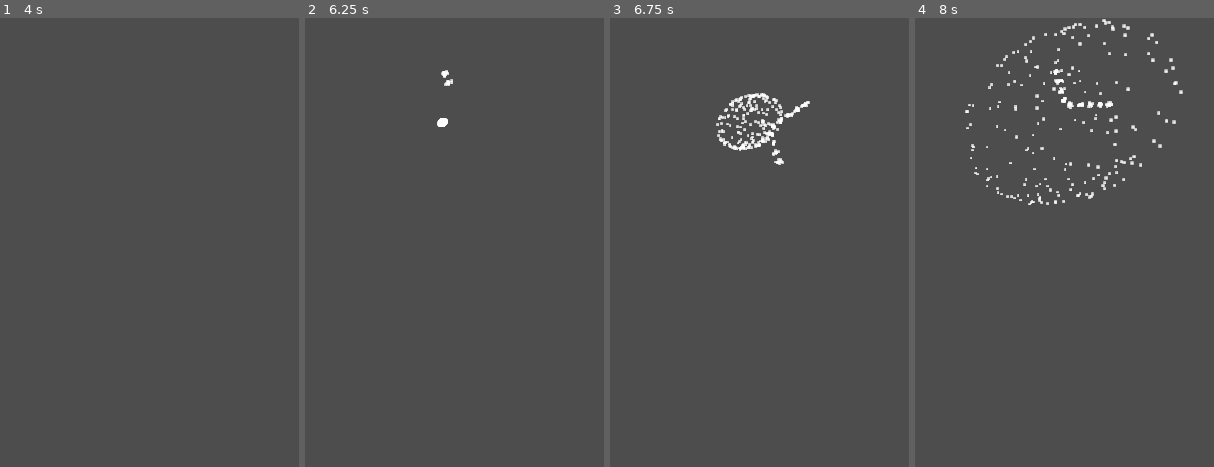
Above: before the commit, frames 1-4 (left to right).
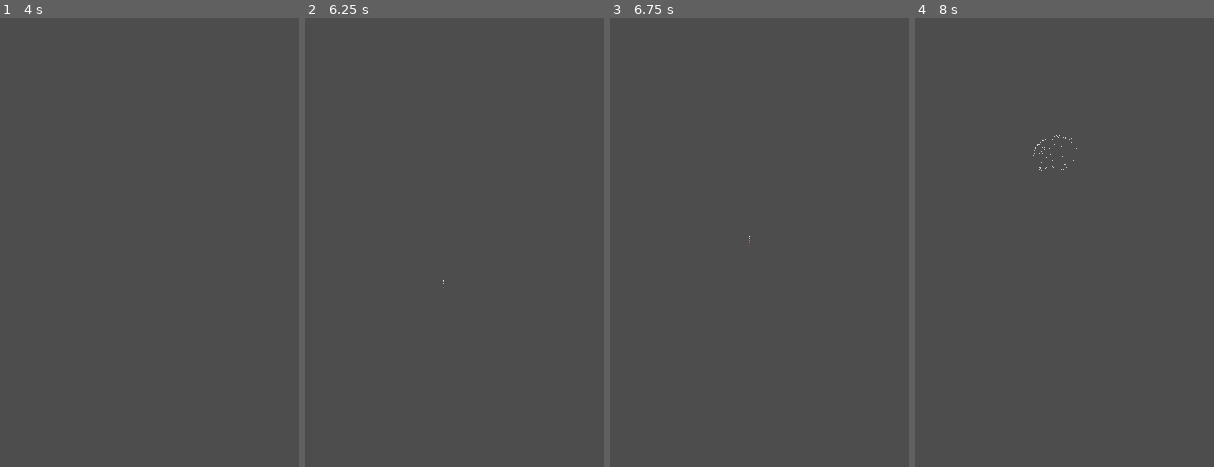
Above: after the commit, the same moments.

Repository: Generic-Wizard-DH2413/wizzyworks-graphics
Game: Godot game, scene res://scenes/testing_environment.tscn
Same seed, same stepped clock (60 frames per second), same inputs: the game is played once before the commit and once after it. The project has no main scene, so this scene is started directly.
Inputs (mouse positions are in pixels of both pictures, inside the frame that each line leads up to):
- Up to frame 1 (4 s): tap Enter at 0.5, 2, 3.5 s; move the mouse to (74, 220) at 0.52 s; tap Space at 1.25, 2.75 s; move the mouse to (outside the picture) at 1.27 s; move the mouse to (outside the picture) at 2.02 s; move the mouse to (outside the picture) at 2.77 s; move the mouse to (140, 309) at 3.52 s
- Up to frame 2 (6.25 s): tap F (load_firework) at 4.15 s; tap Space at 4.25 s; move the mouse to (outside the picture) at 4.27 s; move the mouse to (outside the picture) at 5.02 s; move the mouse to (outside the picture) at 5.77 s
- Up to frame 3 (6.75 s): move the mouse to (684, 220) at 6.52 s
- Up to frame 4 (8 s): move the mouse to (outside the picture) at 7.27 s

Frame 1 is identical in both runs. In frame 2, 0.1% of the frame differs, in the area x 44-50%, y 11-61%; in frame 3, 1.1%; in frame 4, 1.6%, in the area x 16-90%, y 0-42%.

Commit message:
adjust blast shader

Diff:
--- /dev/null
+++ b/godot-visuals/materials/blast_particle_generator_shader.gdshader
@@ -0,0 +1,350 @@
+// NOTE: Shader automatically converted from Godot Engine 4.4.stable's ParticleProcessMaterial.
+
+shader_type particles;
+render_mode disable_velocity;
+
+uniform vec3 direction;
+uniform float spread;
+uniform float flatness;
+uniform float inherit_emitter_velocity_ratio = 0.0;
+uniform float initial_linear_velocity_min;
+uniform float initial_linear_velocity_max;
+uniform float directional_velocity_min;
+uniform float directional_velocity_max;
+uniform float angular_velocity_min;
+uniform float angular_velocity_max;
+uniform float orbit_velocity_min;
+uniform float orbit_velocity_max;
+uniform float radial_velocity_min;
+uniform float radial_velocity_max;
+uniform float linear_accel_min;
+uniform float linear_accel_max;
+uniform float radial_accel_min;
+uniform float radial_accel_max;
+uniform float tangent_accel_min;
+uniform float tangent_accel_max;
+uniform float damping_min;
+uniform float damping_max;
+uniform float initial_angle_min;
+uniform float initial_angle_max;
+uniform float scale_min;
+uniform float scale_max;
+uniform float hue_variation_min;
+uniform float hue_variation_max;
+uniform float anim_speed_min;
+uniform float anim_speed_max;
+uniform float anim_offset_min;
+uniform float anim_offset_max;
+uniform float lifetime_randomness;
+uniform vec3 emission_shape_offset = vec3(0.0);
+uniform vec3 emission_shape_scale = vec3(1.0);
+uniform vec3 velocity_pivot = vec3(0.0);
+uniform vec4 color_value : source_color;
+uniform vec3 gravity;
+
+vec4 rotate_hue(vec4 current_color, float hue_rot_angle) {
+	float hue_rot_c = cos(hue_rot_angle);
+	float hue_rot_s = sin(hue_rot_angle);
+	mat4 hue_rot_mat =
+			mat4(vec4(0.299, 0.587, 0.114, 0.0),
+					vec4(0.299, 0.587, 0.114, 0.0),
+					vec4(0.299, 0.587, 0.114, 0.0),
+					vec4(0.000, 0.000, 0.000, 1.0)) +
+			mat4(vec4(0.701, -0.587, -0.114, 0.0),
+					vec4(-0.299, 0.413, -0.114, 0.0),
+					vec4(-0.300, -0.588, 0.886, 0.0),
+					vec4(0.000, 0.000, 0.000, 0.0)) *
+					hue_rot_c +
+			mat4(vec4(0.168, 0.330, -0.497, 0.0),
+					vec4(-0.328, 0.035, 0.292, 0.0),
+					vec4(1.250, -1.050, -0.203, 0.0),
+					vec4(0.000, 0.000, 0.000, 0.0)) *
+					hue_rot_s;
+	return hue_rot_mat * current_color;
+}
+
+float rand_from_seed(inout uint seed) {
+	int k;
+	int s = int(seed);
+	if (s == 0) {
+		s = 305420679;
+	}
+	k = s / 127773;
+	s = 16807 * (s - k * 127773) - 2836 * k;
+	if (s < 0) {
+		s += 2147483647;
+	}
+	seed = uint(s);
+	return float(seed % uint(65536)) / 65535.0;
+}
+
+float rand_from_seed_m1_p1(inout uint seed) {
+	return rand_from_seed(seed) * 2.0 - 1.0;
+}
+
+uint hash(uint x) {
+	x = ((x >> uint(16)) ^ x) * uint(73244475);
+	x = ((x >> uint(16)) ^ x) * uint(73244475);
+	x = (x >> uint(16)) ^ x;
+	return x;
+}
+
+struct DisplayParameters {
+	vec3 scale;
+	float hue_rotation;
+	float animation_speed;
+	float animation_offset;
+	float lifetime;
+	vec4 color;
+	float emission_texture_position;
+};
+
+struct DynamicsParameters {
+	float angle;
+	float angular_velocity;
+	float initial_velocity_multiplier;
+	float directional_velocity;
+	float radial_velocity;
+	float orbit_velocity;
+};
+
+struct PhysicalParameters {
+	float linear_accel;
+	float radial_accel;
+	float tangent_accel;
+	float damping;
+};
+
+void calculate_initial_physical_params(inout PhysicalParameters params, inout uint alt_seed) {
+	params.linear_accel = mix(linear_accel_min, linear_accel_max, rand_from_seed(alt_seed));
+	params.radial_accel = mix(radial_accel_min, radial_accel_max, rand_from_seed(alt_seed));
+	params.tangent_accel = mix(tangent_accel_min, tangent_accel_max, rand_from_seed(alt_seed));
+	params.damping = mix(damping_min, damping_max, rand_from_seed(alt_seed));
+}
+
+void calculate_initial_dynamics_params(inout DynamicsParameters params, inout uint alt_seed) {
+	// -------------------- DO NOT REORDER OPERATIONS, IT BREAKS VISUAL COMPATIBILITY
+	// -------------------- ADD NEW OPERATIONS AT THE BOTTOM
+	params.angle = mix(initial_angle_min, initial_angle_max, rand_from_seed(alt_seed));
+	params.angular_velocity = mix(angular_velocity_min, angular_velocity_max, rand_from_seed(alt_seed));
+	params.initial_velocity_multiplier = mix(initial_linear_velocity_min, initial_linear_velocity_max, rand_from_seed(alt_seed));
+	params.directional_velocity = mix(directional_velocity_min, directional_velocity_max, rand_from_seed(alt_seed));
+	params.radial_velocity = mix(radial_velocity_min, radial_velocity_max, rand_from_seed(alt_seed));
+	params.orbit_velocity = mix(orbit_velocity_min, orbit_velocity_max, rand_from_seed(alt_seed));
+}
+
+void calculate_initial_display_params(inout DisplayParameters params, inout uint alt_seed) {
+	// -------------------- DO NOT REORDER OPERATIONS, IT BREAKS VISUAL COMPATIBILITY
+	// -------------------- ADD NEW OPERATIONS AT THE BOTTOM
+	float pi = 3.14159;
+	params.scale = vec3(mix(scale_min, scale_max, rand_from_seed(alt_seed)));
+	params.scale = sign(params.scale) * max(abs(params.scale), 0.001);
+	params.hue_rotation = pi * 2.0 * mix(hue_variation_min, hue_variation_max, rand_from_seed(alt_seed));
+	params.animation_speed = mix(anim_speed_min, anim_speed_max, rand_from_seed(alt_seed));
+	params.animation_offset = mix(anim_offset_min, anim_offset_max, rand_from_seed(alt_seed));
+	params.lifetime = (1.0 - lifetime_randomness * rand_from_seed(alt_seed));
+	params.color = color_value;
+}
+
+void process_display_param(inout DisplayParameters parameters, float lifetime) {
+	// Compile-time add textures.
+	parameters.color = rotate_hue(parameters.color, parameters.hue_rotation);
+}
+
+vec3 calculate_initial_position(inout DisplayParameters params, inout uint alt_seed) {
+	float pi = 3.14159;
+	vec3 pos = vec3(0.0);
+	{ // Emission shape.
+	 	pos = vec3(0.0);
+	}
+	return pos * emission_shape_scale + emission_shape_offset;
+}
+
+vec3 get_random_direction_from_spread(inout uint alt_seed, float spread_angle) {
+	float pi = 3.14159;
+	float degree_to_rad = pi / 180.0;
+	float spread_rad = spread_angle * degree_to_rad;
+	float angle1_rad = rand_from_seed_m1_p1(alt_seed) * spread_rad;
+	float angle2_rad = rand_from_seed_m1_p1(alt_seed) * spread_rad * (1.0 - flatness);
+	vec3 direction_xz = vec3(sin(angle1_rad), 0.0, cos(angle1_rad));
+	vec3 direction_yz = vec3(0.0, sin(angle2_rad), cos(angle2_rad));
+	direction_yz.z = direction_yz.z / max(0.0001, sqrt(abs(direction_yz.z))); // Better uniform distribution.
+	vec3 spread_direction = vec3(direction_xz.x * direction_yz.z, direction_yz.y, direction_xz.z * direction_yz.z);
+	vec3 direction_nrm = length(direction) > 0.0 ? normalize(direction) : vec3(0.0, 0.0, 1.0);
+	// Rotate spread to direction.
+	vec3 binormal = cross(vec3(0.0, 1.0, 0.0), direction_nrm);
+	if (length(binormal) < 0.0001) {
+		// Direction is parallel to Y. Choose Z as the binormal.
+		binormal = vec3(0.0, 0.0, 1.0);
+	}
+	binormal = normalize(binormal);
+	vec3 normal = cross(binormal, direction_nrm);
+	spread_direction = binormal * spread_direction.x + normal * spread_direction.y + direction_nrm * spread_direction.z;
+	return normalize(spread_direction);
+}
+
+vec3 process_radial_displacement(DynamicsParameters param, float lifetime, inout uint alt_seed, mat4 transform, mat4 emission_transform, float delta) {
+	vec3 radial_displacement = vec3(0.0);
+	if (delta < 0.001) {
+		return radial_displacement;
+	}
+	float radial_displacement_multiplier = 1.0;
+	vec3 global_pivot = (emission_transform * vec4(velocity_pivot, 1.0)).xyz;
+	if (length(transform[3].xyz - global_pivot) > 0.01) {
+		radial_displacement = normalize(transform[3].xyz - global_pivot) * radial_displacement_multiplier * param.radial_velocity;
+	} else {
+		radial_displacement = get_random_direction_from_spread(alt_seed, 360.0) * param.radial_velocity;
+	}
+	if (radial_displacement_multiplier * param.radial_velocity < 0.0) {
+		// Prevent inwards velocity to flicker once the point is reached.
+		radial_displacement = normalize(radial_displacement) * min(abs(radial_displacement_multiplier * param.radial_velocity), length(transform[3].xyz - global_pivot) / delta);
+	}
+	return radial_displacement;
+}
+
+void process_physical_parameters(inout PhysicalParameters params, float lifetime_percent) {
+}
+
+void start() {
+	uint base_number = NUMBER;
+	uint alt_seed = hash(base_number + uint(1) + RANDOM_SEED);
+	DisplayParameters params;
+	calculate_initial_display_params(params, alt_seed);
+	// Reset alt seed?
+	//alt_seed = hash(base_number + uint(1) + RANDOM_SEED);
+	DynamicsParameters dynamic_params;
+	calculate_initial_dynamics_params(dynamic_params, alt_seed);
+	PhysicalParameters physics_params;
+	calculate_initial_physical_params(physics_params, alt_seed);
+	process_display_param(params, 0.0);
+	if (rand_from_seed(alt_seed) > AMOUNT_RATIO) {
+		ACTIVE = false;
+	}
+
+	if (RESTART_CUSTOM) {
+		CUSTOM = vec4(0.0);
+		CUSTOM.w = params.lifetime;
+		CUSTOM.x = dynamic_params.angle;
+	}
+	if (RESTART_COLOR) {
+		COLOR = params.color;
+	}
+	if (RESTART_ROT_SCALE) {
+		TRANSFORM[0].xyz = vec3(1.0, 0.0, 0.0);
+		TRANSFORM[1].xyz = vec3(0.0, 1.0, 0.0);
+		TRANSFORM[2].xyz = vec3(0.0, 0.0, 1.0);
+	}
+	if (RESTART_POSITION) {
+		TRANSFORM[3].xyz = calculate_initial_position(params, alt_seed);
+		TRANSFORM = EMISSION_TRANSFORM * TRANSFORM;
+	}
+	if (RESTART_VELOCITY) {
+		VELOCITY = get_random_direction_from_spread(alt_seed, spread) * dynamic_params.initial_velocity_multiplier;
+	}
+
+	process_display_param(params, 0.0);
+
+	VELOCITY = (EMISSION_TRANSFORM * vec4(VELOCITY, 0.0)).xyz;
+	VELOCITY += EMITTER_VELOCITY * inherit_emitter_velocity_ratio;
+}
+
+vec3 particle_position_update(){
+	vec3 pos;
+	return pos;
+}
+
+float size_x(float lifetime, vec3 original_size){
+	return -10.0 * lifetime*lifetime + 10.0 * lifetime + 0.1*original_size.y + 1.0;
+}
+
+
+void process() {
+	uint base_number = NUMBER;
+	//if (repeatable) {
+	//	base_number = INDEX;
+	//}
+	uint alt_seed = hash(base_number + uint(1) + RANDOM_SEED);
+	DisplayParameters params;
+	calculate_initial_display_params(params, alt_seed);
+	DynamicsParameters dynamic_params;
+	calculate_initial_dynamics_params(dynamic_params, alt_seed);
+	PhysicalParameters physics_params;
+	calculate_initial_physical_params(physics_params, alt_seed);
+
+	float pi = 3.14159;
+	float degree_to_rad = pi / 180.0;
+
+	CUSTOM.y += DELTA / LIFETIME;
+	CUSTOM.y = mix(CUSTOM.y, 1.0, INTERPOLATE_TO_END);
+	float lifetime_percent = CUSTOM.y / params.lifetime;
+	if (CUSTOM.y > CUSTOM.w) {
+		ACTIVE = false;
+	}
+
+	// Calculate all velocity.
+	vec3 controlled_displacement = vec3(0.0);
+	controlled_displacement += process_radial_displacement(dynamic_params, lifetime_percent, alt_seed, TRANSFORM, EMISSION_TRANSFORM, DELTA);
+
+	process_physical_parameters(physics_params, lifetime_percent);
+	vec3 force;
+	{
+		// Copied from previous version.
+		vec3 pos = TRANSFORM[3].xyz;
+		force = gravity;
+		// Apply linear acceleration.
+		force += length(VELOCITY) > 0.0 ? normalize(VELOCITY) * physics_params.linear_accel : vec3(0.0);
+		// Apply radial acceleration.
+		vec3 org = EMISSION_TRANSFORM[3].xyz;
+		vec3 diff = pos - org;
+		force += length(diff) > 0.0 ? normalize(diff) * physics_params.radial_accel : vec3(0.0);
+		// Apply tangential acceleration.
+		float tangent_accel_val = physics_params.tangent_accel;
+		vec3 crossDiff = cross(normalize(diff), normalize(gravity));
+		force += length(crossDiff) > 0.0 ? normalize(crossDiff) * tangent_accel_val : vec3(0.0);
+		force += ATTRACTOR_FORCE;
+		// Apply attractor forces.
+		VELOCITY += force * DELTA;
+	}
+	{
+		// Copied from previous version.
+		if (physics_params.damping > 0.0) {
+			float v = length(VELOCITY);
+			v -= physics_params.damping * DELTA;
+			if (v < 0.0) {
+				VELOCITY = vec3(0.0);
+			} else {
+				VELOCITY = normalize(VELOCITY) * v;
+			}
+		}
+	}
+
+	// Turbulence before limiting.
+	vec3 final_velocity = controlled_displacement + VELOCITY;
+
+	TRANSFORM[3].xyz += final_velocity * DELTA;
+
+	process_display_param(params, lifetime_percent);
+
+	float base_angle = dynamic_params.angle;
+	base_angle += CUSTOM.y * LIFETIME * dynamic_params.angular_velocity;
+	CUSTOM.x = base_angle * degree_to_rad;
+	COLOR = params.color;
+
+	TRANSFORM[0].xyz = normalize(TRANSFORM[0].xyz);
+	TRANSFORM[1].xyz = normalize(TRANSFORM[1].xyz);
+	TRANSFORM[2].xyz = normalize(TRANSFORM[2].xyz);
+	TRANSFORM[0].xyz *= sign(params.scale.x) * max(abs(params.scale.x), 0.001);
+	TRANSFORM[1].xyz *= sign(params.scale.y) * max(abs(params.scale.y), 0.001);
+	TRANSFORM[2].xyz *= sign(params.scale.z) * max(abs(params.scale.z), 0.001);
+
+	CUSTOM.z = params.animation_offset + lifetime_percent * params.animation_speed;
+
+	if (CUSTOM.y > CUSTOM.w) {
+		ACTIVE = false;
+	}
+
+	//REJ
+	COLOR.a = smoothstep(params.lifetime, 0, lifetime_percent);
+	//TRANSFORM[0].xyz = vec3(size_x(CUSTOM.y,TRANSFORM[1].xyz), 0,0);
+
+}
--- /dev/null
+++ b/godot-visuals/materials/blast_particle_generator_shader.tres
@@ -0,0 +1,44 @@
+[gd_resource type="ShaderMaterial" load_steps=2 format=3 uid="uid://byjmd36l8qycy"]
+
+[ext_resource type="Shader" uid="uid://cyv61pkjgvnd3" path="res://materials/blast_particle_generator_shader.gdshader" id="1_v5wcg"]
+
+[resource]
+shader = ExtResource("1_v5wcg")
+shader_parameter/direction = Vector3(1, 0, 0)
+shader_parameter/spread = 45.0
+shader_parameter/flatness = 0.0
+shader_parameter/inherit_emitter_velocity_ratio = 0.0
+shader_parameter/initial_linear_velocity_min = 0.0
+shader_parameter/initial_linear_velocity_max = 0.0
+shader_parameter/directional_velocity_min = 1.0
+shader_parameter/directional_velocity_max = 1.0
+shader_parameter/angular_velocity_min = 0.0
+shader_parameter/angular_velocity_max = 0.0
+shader_parameter/orbit_velocity_min = 0.0
+shader_parameter/orbit_velocity_max = 0.0
+shader_parameter/radial_velocity_min = 40.0
+shader_parameter/radial_velocity_max = 40.5
+shader_parameter/linear_accel_min = 0.0
+shader_parameter/linear_accel_max = 0.0
+shader_parameter/radial_accel_min = 0.0
+shader_parameter/radial_accel_max = 0.0
+shader_parameter/tangent_accel_min = 0.0
+shader_parameter/tangent_accel_max = 0.0
+shader_parameter/damping_min = 0.0
+shader_parameter/damping_max = 0.0
+shader_parameter/initial_angle_min = 0.0
+shader_parameter/initial_angle_max = 0.0
+shader_parameter/scale_min = 1.0
+shader_parameter/scale_max = 1.0
+shader_parameter/hue_variation_min = 0.0
+shader_parameter/hue_variation_max = 0.0
+shader_parameter/anim_speed_min = 0.0
+shader_parameter/anim_speed_max = 0.0
+shader_parameter/anim_offset_min = 0.0
+shader_parameter/anim_offset_max = 0.0
+shader_parameter/lifetime_randomness = 0.0
+shader_parameter/emission_shape_offset = Vector3(0, 0, 0)
+shader_parameter/emission_shape_scale = Vector3(1, 1, 1)
+shader_parameter/velocity_pivot = Vector3(0, 0, 0)
+shader_parameter/color_value = Color(1, 1, 1, 1)
+shader_parameter/gravity = Vector3(0, -9.8, 0)
--- a/godot-visuals/scenes/firework.tscn
+++ b/godot-visuals/scenes/firework.tscn
@@ -3,21 +3,18 @@
 [ext_resource type="Script" uid="uid://cis4d65h4n38g" path="res://src/firework.gd" id="1_m1txt"]
 [ext_resource type="PackedScene" uid="uid://b7gc6cmch4drm" path="res://scenes/path.tscn" id="2_ufg75"]
 [ext_resource type="Script" uid="uid://cbi3u876yrrkx" path="res://src/blast.gd" id="3_iff28"]
+[ext_resource type="Material" uid="uid://byjmd36l8qycy" path="res://materials/blast_particle_generator_shader.tres" id="4_cl4e6"]
 [ext_resource type="Material" uid="uid://cx8wyy20nfyb2" path="res://materials/path.tres" id="4_f5mwm"]
 [ext_resource type="PackedScene" uid="uid://gmmxwftmpijy" path="res://scenes/figure.tscn" id="4_fyjda"]
 [ext_resource type="AudioStream" uid="uid://d0qptiscuq65q" path="res://assets/sounds/Firework-projectv3.mp3" id="6_f5mwm"]
 
 [sub_resource type="QuadMesh" id="QuadMesh_iff28"]
 
-[sub_resource type="ParticleProcessMaterial" id="ParticleProcessMaterial_87uty"]
-radial_velocity_min = 15.0
-radial_velocity_max = 15.5
-gravity = Vector3(0, 0, 0)
-
 [sub_resource type="QuadMesh" id="QuadMesh_fyjda"]
 material = ExtResource("4_f5mwm")
+size = Vector2(0.3, 0.3)
 
-[sub_resource type="Image" id="Image_ufg75"]
+[sub_resource type="Image" id="Image_cl4e6"]
 data = {
 "data": PackedByteArray(58, 141, 101, 62, 48, 81, 177, 60, 0, 0, 0, 0, 96, 82, 71, 62, 120, 163, 136, 61, 0, 0, 0, 0, 0 …(80131 unchanged characters)…
 "format": "RGBFloat",
@@ -56,14 +53,15 @@
 
 [node name="GPUParticles3D" type="GPUParticles3D" parent="Blast"]
 emitting = false
-amount = 200
-lifetime = 5.0
+amount = 300
+lifetime = 3.0
 one_shot = true
 explosiveness = 1.0
-process_material = SubResource("ParticleProcessMaterial_87uty")
+process_material = ExtResource("4_cl4e6")
 draw_pass_1 = SubResource("QuadMesh_fyjda")
 
 [node name="ShapedParticles" type="GPUParticles3D" parent="Blast"]
+visible = false
 emitting = false
 amount = 40
 process_material = SubResource("ParticleProcessMaterial_iff28")
@@ -74,6 +72,7 @@
 one_shot = true
 
 [node name="Figure" parent="Blast" instance=ExtResource("4_fyjda")]
+visible = false
 
 [node name="FireworkBlast" type="AudioStreamPlayer" parent="Blast"]
 stream = ExtResource("6_f5mwm")
--- a/godot-visuals/scenes/path.tscn
+++ b/godot-visuals/scenes/path.tscn
@@ -14,7 +14,7 @@
 
 [node name="PathParticles" type="GPUParticles3D" parent="."]
 amount = 100
-lifetime = 0.5
+lifetime = 0.3
 speed_scale = 1.5
 fixed_fps = 60
 process_material = ExtResource("2_gavis")
@@ -28,7 +28,7 @@
 stream = ExtResource("2_wvrg6")
 
 [node name="PathTimer" type="Timer" parent="."]
-wait_time = 2.0
+wait_time = 3.5
 one_shot = true
 
 [connection signal="timeout" from="PathTimer" to="." method="_on_path_timer_timeout"]
--- a/godot-visuals/scenes/testing_environment.tscn
+++ b/godot-visuals/scenes/testing_environment.tscn
@@ -11,7 +11,7 @@
 script = ExtResource("1_l2dfx")
 
 [node name="Camera3D" type="Camera3D" parent="."]
-transform = Transform3D(1, 0, 0, 0, 1, 0, 0, 0, 1, 0, 0, 100)
+transform = Transform3D(1, 0, 0, 0, 1, 0, 0, 0, 1, 0, 0, 200)
 
 [node name="JsonReader" type="Node" parent="."]
 script = ExtResource("2_r06so")
--- a/godot-visuals/src/blast.gd
+++ b/godot-visuals/src/blast.gd
@@ -9,9 +9,10 @@
 	timer = get_node("BlastTimer")
 
 func set_shape(points):
-	figure = figure_scene.instantiate()  #AlQ: again, cant we use our child node?
-	figure.set_shape(points)
-	add_child(figure) #AlQ: again, possibly redundant?
+	#figure = figure_scene.instantiate()  #AlQ: again, cant we use our child node?
+	#figure.set_shape(points)
+	#add_child(figure) #AlQ: again, possibly redundant?
+	pass
 
 #emit generic blast particles and also figure shaped particles. Timer to remove this node (and its particles) starts.
 func fire():
--- a/godot-visuals/src/testing_environment.gd
+++ b/godot-visuals/src/testing_environment.gd
@@ -66,7 +66,7 @@
 func create_firework():
 	var fw = firework.instantiate() #need to instantiate because firework is a separate scene (not a child node)
 	var mouse_pos_x = ((get_viewport().get_mouse_position().x)/screen_width) - 0.5
-	fw.position = Vector3(mouse_pos_x * sky_width,-30,0)
+	fw.position = Vector3(mouse_pos_x * sky_width,-100,0)
 	add_child(fw)
 	fw.generate_shape(star_points)
 
Binary file added: godot-visuals/assets/sprites/flower.png
Not shown, added: godot-visuals/assets/sprites/flower.png.import
Not shown, added: godot-visuals/materials/blast_particle_generator_shader.gdshader.uid
Not shown: 1 places in godot-visuals/scenes/firework.tscn that only renumber resources
